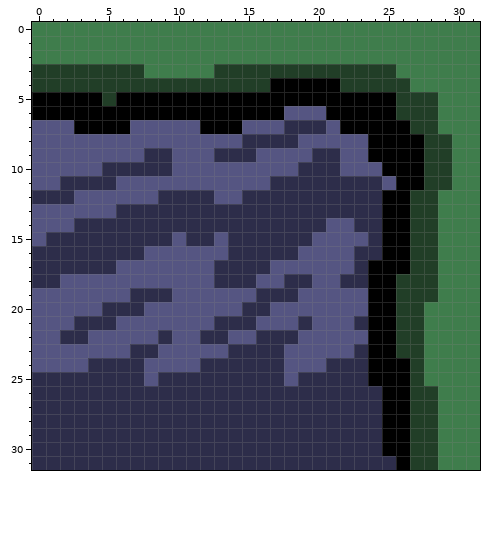
Pixel-art sprite -- graphics/ground/ground_top_right.png. This is how it looked before the edit.
The file is 32x32 pixels.
The same view after the edit:
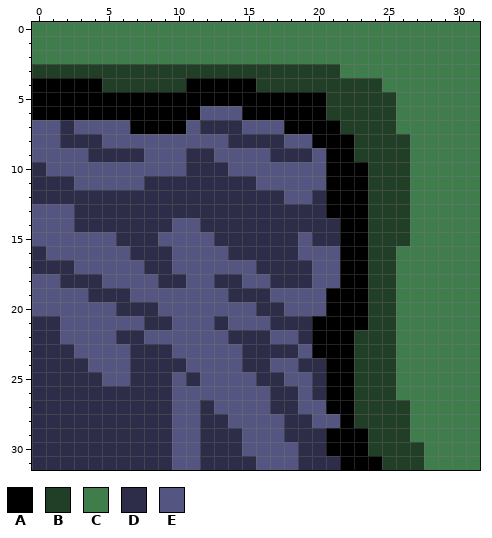
Palette (. is transparent): A #000000  B #213e27  C #3f7d4c  D #2d2d4a  E #555582
From the commit log: Added top left and top right grass blocks
Changes in this commit:
Changed rows in their new state; - is an unchanged pixel.
first column x 0:
 3 --------BBBBB---------CCCC----
 4 AAAAA------AAAAA-BBBBB---CC---
 5 -----A---------------BBBBBCCC-
 6 ------------EEE---AAABBBBBCCC-
 7 --DEEEEAAAA-DDD---AAAABBBBCCC-
 8 --DDD---------D---E-AAABBBBCCC
 9 ----DDDDEE-DDEEE-DDDEAABBBBCCC
10 D----EEEEE-DDD-----EEAAABBBCCC
11 DD-EEE--DDDDDDDD-EEEEAAABBBCCC
12 ---DDDDDD----DD---EE-AAABBBCC-
13 ---DDD---------------AAABBBCC-
14 ----------EE---------DAABBBCC-
15 -EEEEE---E-EED-----EDDAABBBCC-
16 -EEEEEE-DD------------AABBCCC-
17 ---EEE--DD---EEE-DDD--AABBCCC-
18 EEDDD----DD----E-D----AABBCCC-
19 ----DDDEEE----DD-EE--AAABBCCC-
20 -----E--D------E-D---AAABBCC--
21 DD-EEE--DD----EE-DD-AAAABBCC--
22 DDEE--DD-E--EEDD-EEDAAABBBCC--
23 DDD------D----E---D-AAABBBCC--
24 DDDDEEE-DDD-EEE--E-DDAABBBCC--
25 -----EE-D-E-EEEE---E-AABBBCC--
26 ----------EEEEEEE--E-AABBBCCC-
27 ----------EE-EEEE--EEAABBBBCC-
28 ----------EE--EEEE--EEABBBBCC-
29 ----------EE---EEE---AAABBBCC-
30 ----------EE---EEEE--AAABBB-C-
31 ----------EE----EEE---AAABB-C-
